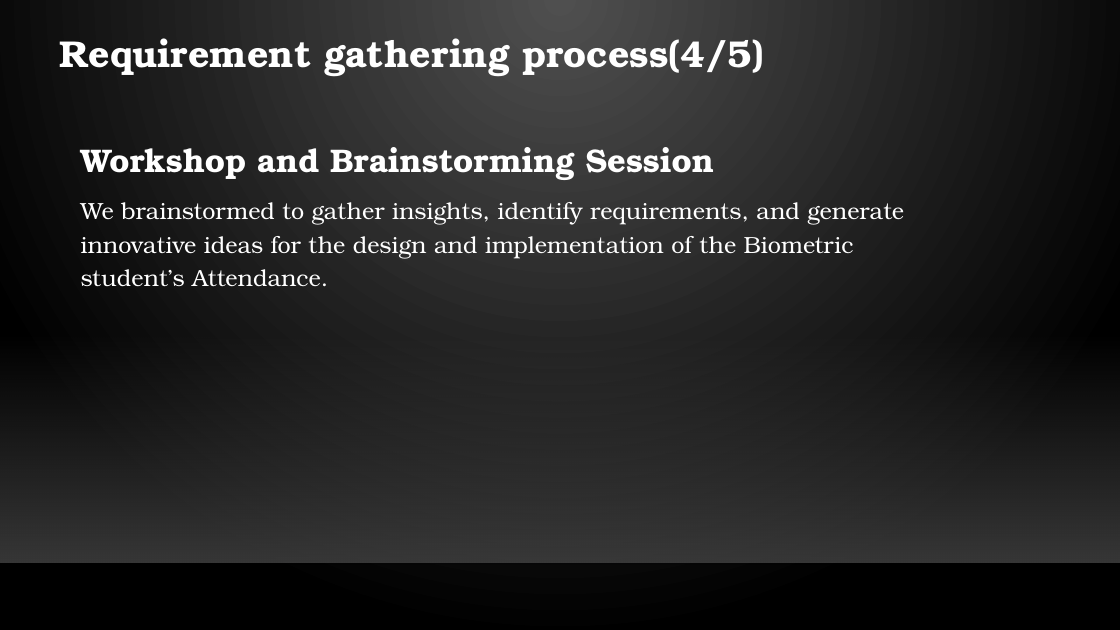
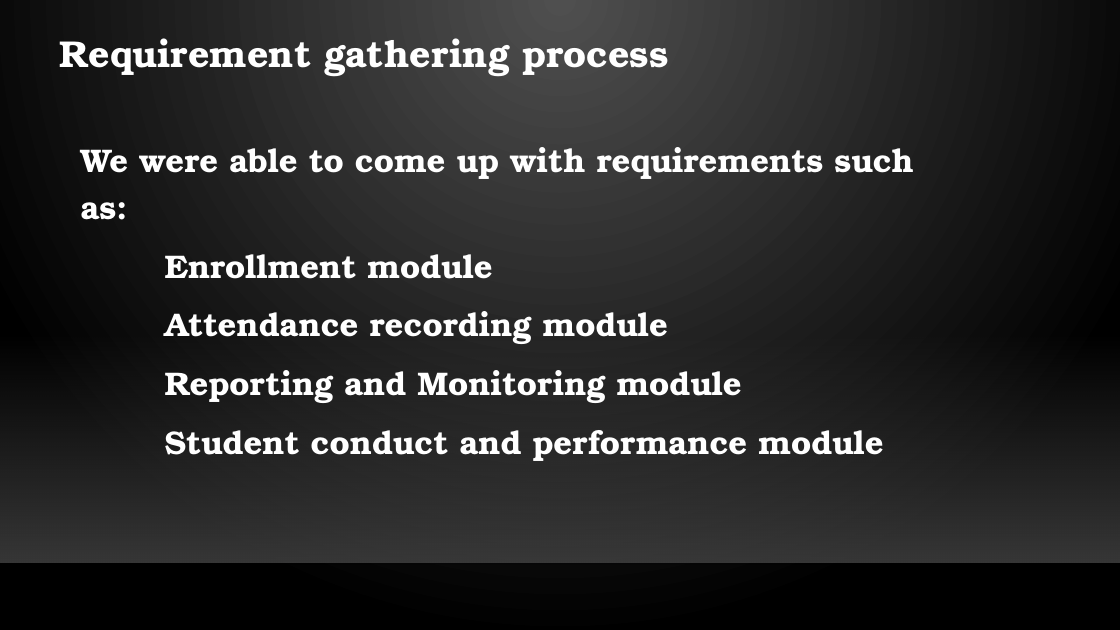
Before and after one commit to N-Jerry/Group11, a slide deck: slide 16 of CEF440_task[2]Group11.pptx (slide 12 before the commit). Drawn at 1120x630 pixels with LibreOffice and Linux fonts; fonts in the diff are those of the drawing; background and template pictures are left out. Boxes give left, top, right and bottom in pixels: in the first picture for what was removed or moved away, otherwise in the second. Text is boxed around its words. In the diff, an @@ line names an element or a change of style, - is before the commit and + after.

```diff
--- a/CEF440_task[2]Group11.pptx
+++ b/CEF440_task[2]Group11.pptx
@@ text at box(60, 38, 668, 77): text changed @@
-Requirement gathering process(4/5)
+Requirement gathering process
@@ text at box(81, 147, 913, 461): text changed; size 20 to 28 pt; bold on @@
-Workshop and Brainstorming Session
-We brainstormed to gather insights, identify requirements, and generate innovative ideas for the design and implementation of the Biometric student’s Attendance.
+We were able to come up with requirements such as:
+Enrollment module
+Attendance recording module
+Reporting and Monitoring module
+Student conduct and performance module
```
Also in this commit, not shown: 5 other slides changed, 11 slides added, 4 slides removed.
